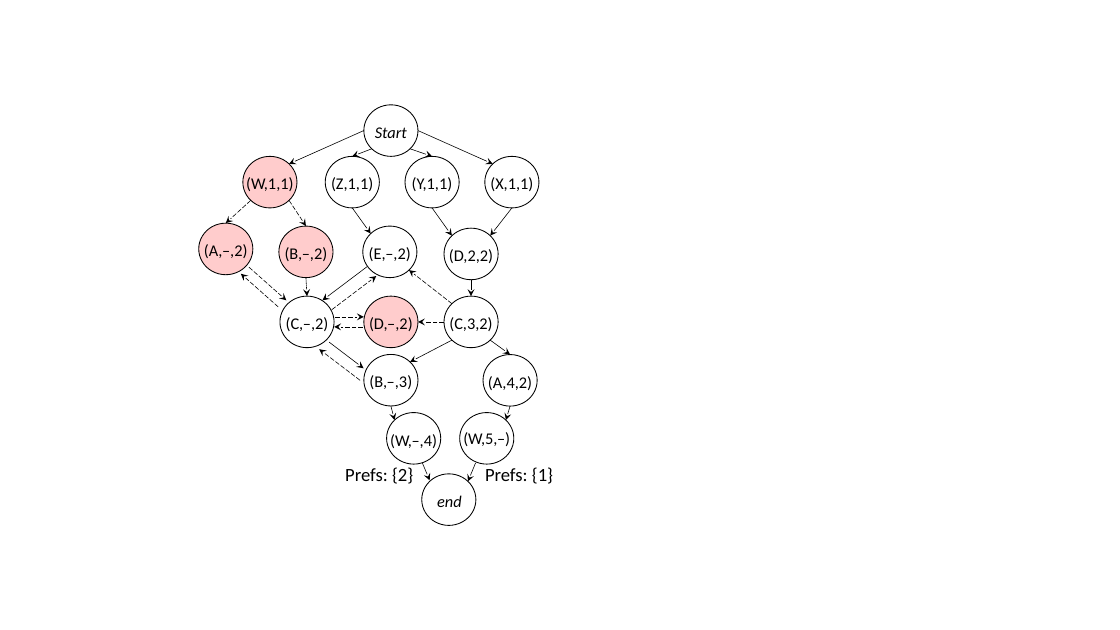
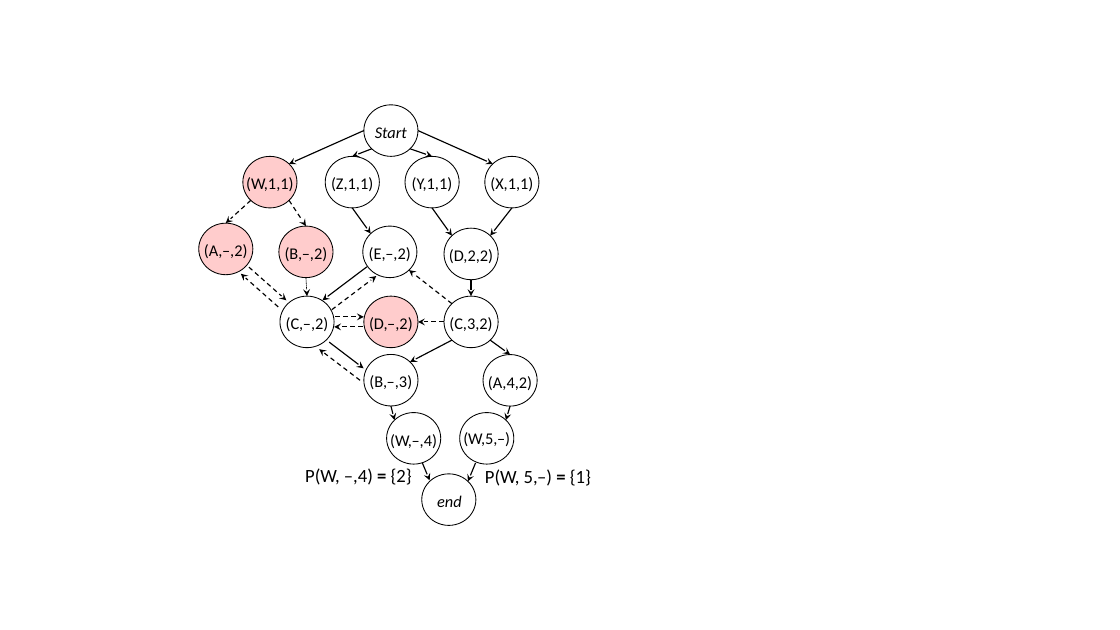
Before and after one commit to rabeckett/propane, a slide deck: slide 3 of paper/v2/figures/compilation.pptx. Drawn at 1120x630 pixels with LibreOffice and Linux fonts; fonts in the diff are those of the drawing. Boxes give left, top, right and bottom in pixels: in the first picture for what was removed or moved away, otherwise in the second. Text is boxed around its words. In the diff, an @@ line names an element or a change of style, - is before the commit and + after.

```diff
--- a/paper/v2/figures/compilation.pptx
+++ b/paper/v2/figures/compilation.pptx
@@ arrow (364, 130) - (289, 164): stroke #000000 0.5 pt to #000000 1 pt @@
@@ arrow (372, 149) - (352, 156): stroke #000000 0.5 pt to #000000 1 pt @@
@@ arrow (410, 149) - (432, 156): stroke #000000 0.5 pt to #000000 1 pt @@
@@ arrow (418, 130) - (493, 164): stroke #000000 0.5 pt to #000000 1 pt @@
@@ arrow (251, 201) - (226, 223): stroke #000000 0.5 pt dashed to #000000 1 pt dashed @@
@@ arrow (289, 201) - (306, 226): stroke #000000 0.5 pt dashed to #000000 1 pt dashed @@
@@ arrow (352, 208) - (371, 234): stroke #000000 0.5 pt to #000000 1 pt @@
@@ arrow (432, 208) - (452, 236): stroke #000000 0.5 pt to #000000 1 pt @@
@@ arrow (512, 208) - (491, 236): stroke #000000 0.5 pt to #000000 1 pt @@
@@ arrow (249, 267) - (287, 301): stroke #000000 0.5 pt dashed to #000000 1 pt dashed @@
@@ arrow (367, 267) - (323, 301): stroke #000000 0.5 pt to #000000 1 pt @@
@@ arrow (278, 307) - (241, 274): stroke #000000 0.5 pt dashed to #000000 1 pt dashed @@
@@ arrow (332, 310) - (376, 276): stroke #000000 0.5 pt dashed to #000000 1 pt dashed @@
@@ arrow (452, 304) - (409, 271): stroke #000000 0.5 pt dashed to #000000 1 pt dashed @@
@@ arrow (360, 381) - (319, 350): stroke #000000 0.5 pt dashed to #000000 1 pt dashed @@
@@ arrow (329, 342) - (364, 368): stroke #000000 0.5 pt to #000000 1 pt @@
@@ arrow (452, 340) - (410, 362): stroke #000000 0.5 pt to #000000 1 pt @@
@@ arrow (491, 340) - (510, 355): stroke #000000 0.5 pt to #000000 1 pt @@
@@ arrow (391, 406) - (395, 420): stroke #000000 0.5 pt to #000000 1 pt @@
@@ arrow (510, 406) - (506, 420): stroke #000000 0.5 pt to #000000 1 pt @@
@@ text at (x1=305, y1=468, x2=412, y2=485): text changed @@
-Prefs: {2}
+P(W, –,4) = {2}
@@ arrow (423, 463) - (430, 481): stroke #000000 0.5 pt to #000000 1 pt @@
@@ arrow (476, 463) - (468, 481): stroke #000000 0.5 pt to #000000 1 pt @@
@@ text at (x1=485, y1=469, x2=591, y2=486): text changed @@
-Prefs: {1}
+P(W, 5,–) = {1}
```
Also in this commit, not shown: 1 slide added, 1 slide removed, 2 other files.
